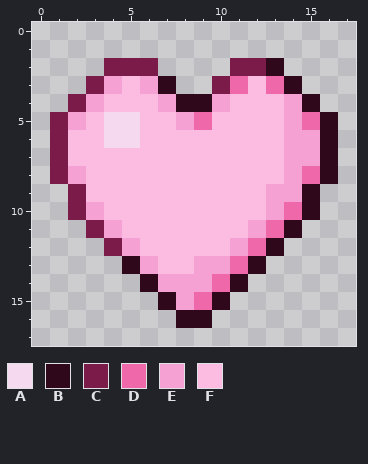
Edited in one commit: pixel-art sprite (src/main/resources/assets/ryso/textures/mob_effect/cutesy.png). That is the earlier state.
The file is 18x18 pixels. Colours within 5 levels of each other are drawn and written as one.
Palette (. is transparent): A #f5daef  B #2f081b  C #7b1b4a  D #ee68aa  E #f6a1d4  F #fcbbe1
Pixels before, first column x 1:
 2 ...CCC....CCB...
 3 ..CEFEB..CDFDB..
 4 .CEFFFEBBEFFFEB.
 5 CEFAAFFEDFFFFEDB
 6 CFFAAFFFFFFFFEEB
 7 CFFFFFFFFFFFFEEB
 8 CEFFFFFFFFFFFEDB
 9 .CFFFFFFFFFFEEB.
10 .CEFFFFFFFFFEDB.
11 ..CEFFFFFFFEDB..
12 ...CEFFFFFEDB...
13 ....BEFFEEDB....
14 .....BEEEDB.....
15 ......BEDB......
16 .......BB.......
After:
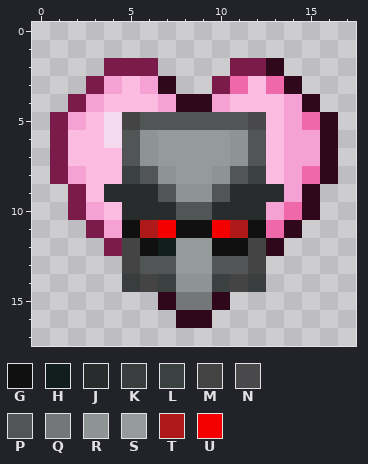
Colours new in this view: G #101010  H #101e1e  J #282c2c  K #333636f2  L #3b4040  M #444444  N #49494b  P #515555  Q #737777  R #8e9393  S #959b9b  T #ae1a1a  U #f40000
The exact change:
Colour E gives way to colour G in row 11 at x 12; in row 12 at x 11.
Colour F gives way to colour G in row 11 at x 5 and 8 to 9; in row 12 at x 6 and 10.
Colour F gives way to colour H in row 12 at x 7.
Colour E gives way to colour J in row 9 at x 13.
Colour F gives way to colour J in row 9 at x 4 to 6 and 11 to 12; in row 10 at x 5 to 7 and 10 to 12.
The edit adds colour K in row 14 at x 5 and 12.
Colour D gives way to colour L in row 14 at x 10.
Colour E gives way to colour L in row 14 at x 7.
Colour F gives way to colour L in row 8 at x 5 and 12.
Colour A gives way to colour M in row 5 at x 5.
Colour B gives way to colour M in row 13 at x 5 and 12; in row 14 at x 6 and 11.
Colour D gives way to colour M in row 12 at x 12.
Colour E gives way to colour M in row 12 at x 5.
Colour F gives way to colour N in row 5 at x 12.
Colour A gives way to colour P in row 6 at x 5.
Colour D gives way to colour P in row 5 at x 9; in row 13 at x 11.
Colour E gives way to colour P in row 5 at x 8; in row 13 at x 6 and 10.
Colour F gives way to colour P in row 5 at x 6 to 7 and 10 to 11; in row 6 at x 12; in row 7 at x 5 and 12; in row 8 at x 6 and 11; in row 9 at x 7 and 10; in row 10 at x 8 to 9.
Colour F gives way to colour P in row 13 at x 7.
Colour D gives way to colour Q in row 15 at x 9.
Colour E gives way to colour Q in row 15 at x 8.
Colour E gives way to colour R in row 14 at x 8 to 9.
Colour F gives way to colour R in rows 6 to 7 at x 6 and 11; in row 8 at x 7 and 10; in row 9 at x 8 to 9.
Colour E gives way to colour S in row 13 at x 9.
Colour F gives way to colour S in rows 6 to 7 at x 7 to 10; in row 8 at x 8 to 9; in row 12 at x 8 to 9; in row 13 at x 8.
Colour F gives way to colour T in row 11 at x 6 and 11.
Colour F gives way to colour U in row 11 at x 7 and 10.
